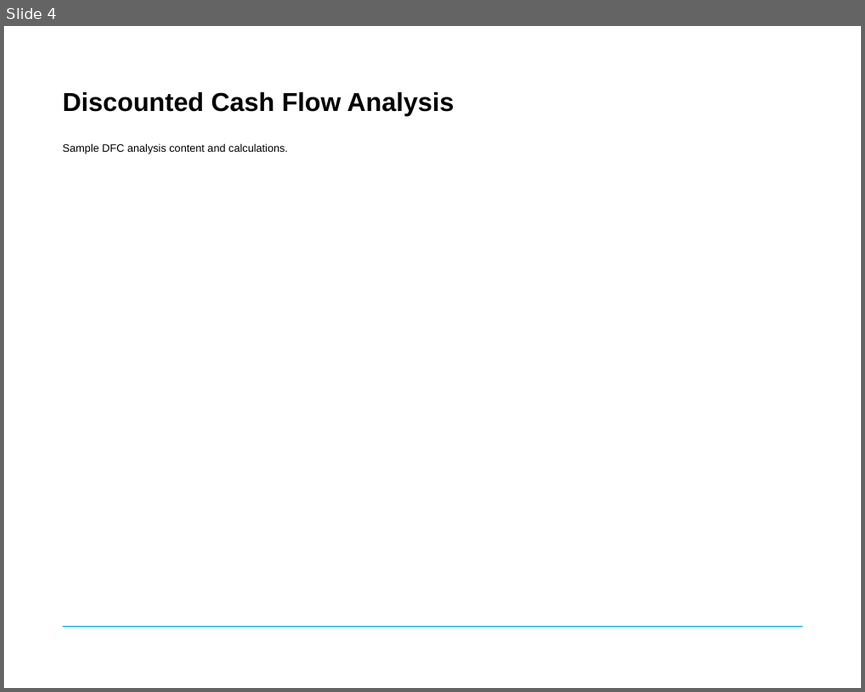
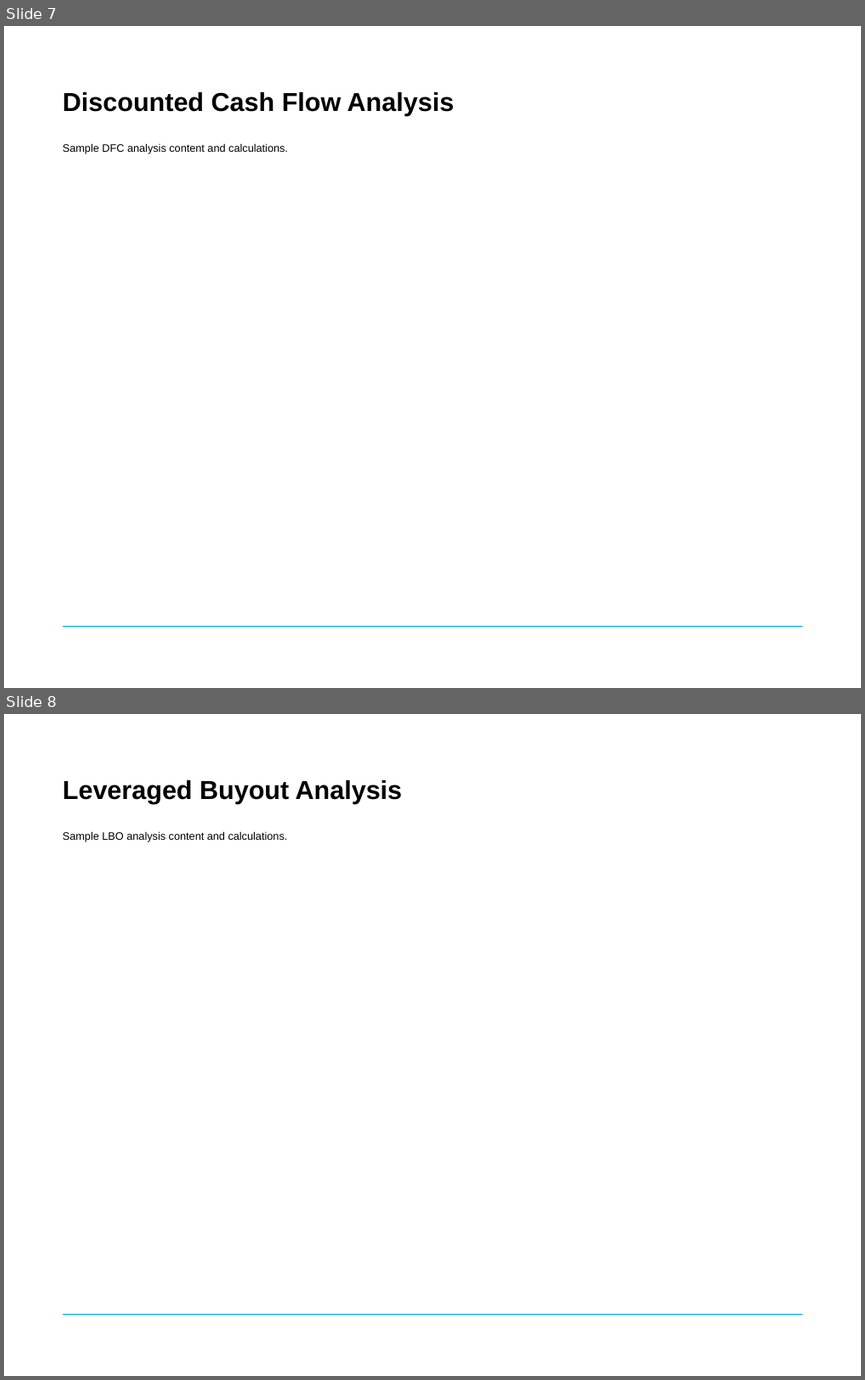
Before and after one commit to chris-rojas/Hackathon, a slide deck: UI/result/Profiler_Report.pptx. Shown one above the other, each under a label of ours: slide 4 before the commit, slides 7 and 8 after it. The pictures are 865x692 and 865x1380 pixels, drawn with LibreOffice and Linux fonts; fonts in the diff are those of the drawing; background and template pictures are left out. Boxes give left, top, right and bottom in pixels: in the first picture for what was removed or moved away, otherwise in the second. Text is boxed around its words. In the diff, an @@ line names an element or a change of style, - is before the commit and + after.

```diff
--- a/UI/result/Profiler_Report.pptx
+++ b/UI/result/Profiler_Report.pptx
@@ slide 8 added at box(4, 714, 861, 1376), background #FFFFFF; not listed: 1 template element that a slide beside it also shows @@
@@ title added at box(63, 780, 403, 804), 24 pt, text #000000, bold @@
+Leveraged Buyout Analysis
@@ text added at box(63, 831, 288, 842), 10 pt, text #000000 @@
+Sample LBO analysis content and calculations.
@@ what was slide 4 is now slide 7 @@
```
Also in this commit, not shown: 1 slide changed, 4 other slides added, 1 slide removed, 5 other files.
